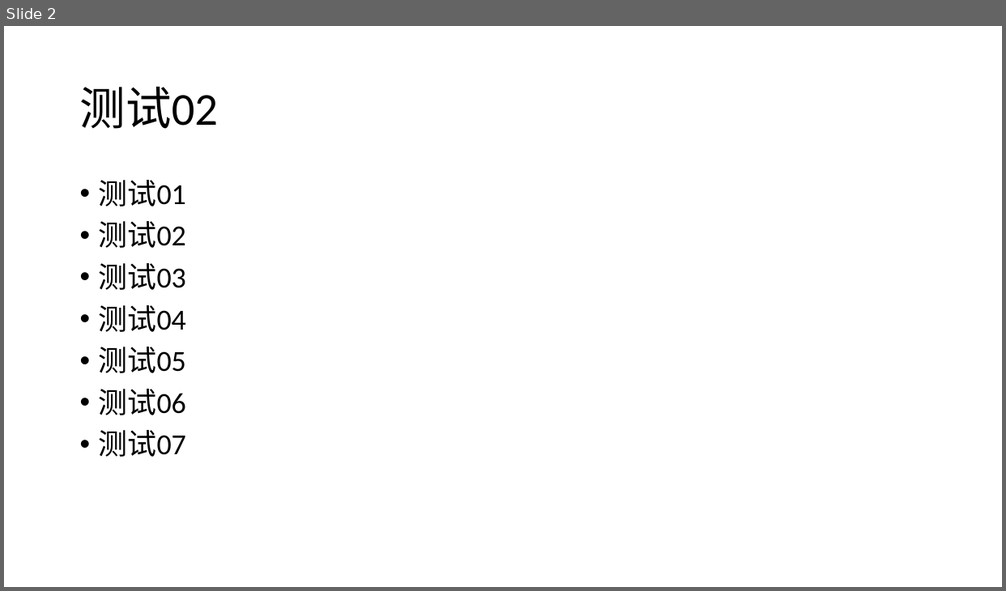
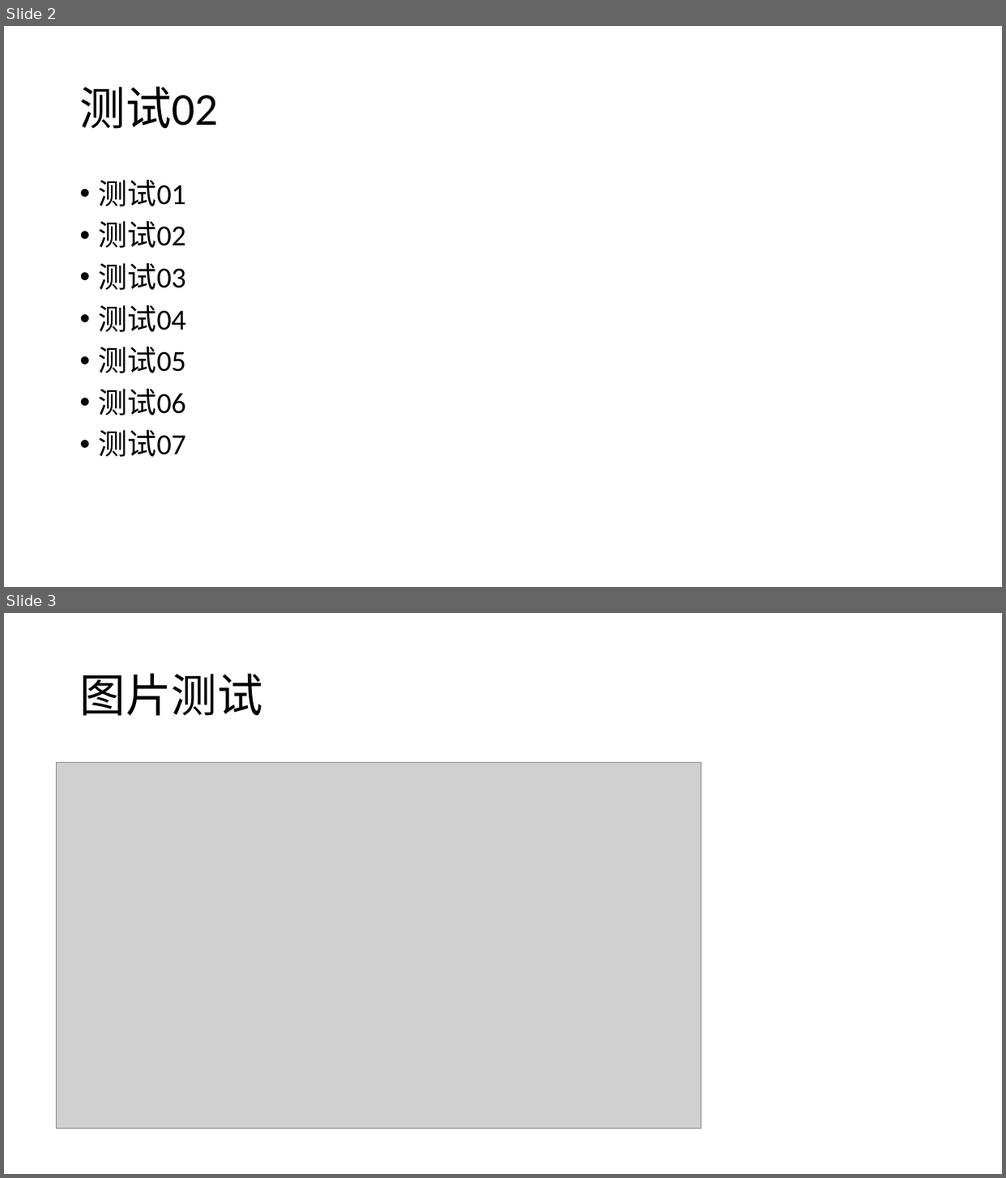
Before and after one commit to shushanfx/poi-converter, a slide deck: res/a.ppt. Shown one above the other, each under a label of ours: slide 2 before the commit, slides 2 and 3 after it. The pictures are 1006x591 and 1006x1178 pixels, drawn with LibreOffice and Linux fonts; fonts in the diff are those of the drawing; grey boxes stand for pictures. Boxes give left, top, right and bottom in pixels: in the first picture for what was removed or moved away, otherwise in the second. Text is boxed around its words. In the diff, an @@ line names an element or a change of style, - is before the commit and + after.

```diff
--- a/res/a.ppt
+++ b/res/a.ppt
@@ slide 3 added at [4, 613, 1002, 1174], background #FFFFFF @@
@@ title added at [80, 673, 263, 716], 44 pt, text #000000 @@
+图片测试
@@ picture added at [56, 763, 701, 1128] @@
```
Also in this commit, not shown: 8 other files.
